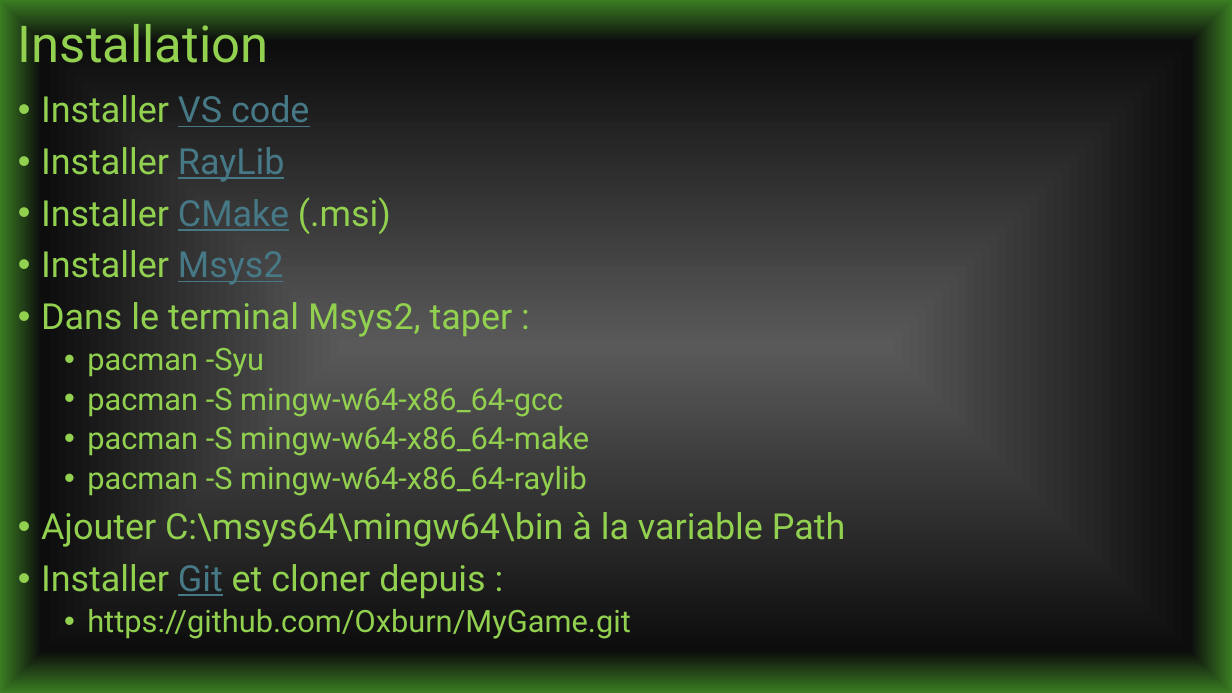
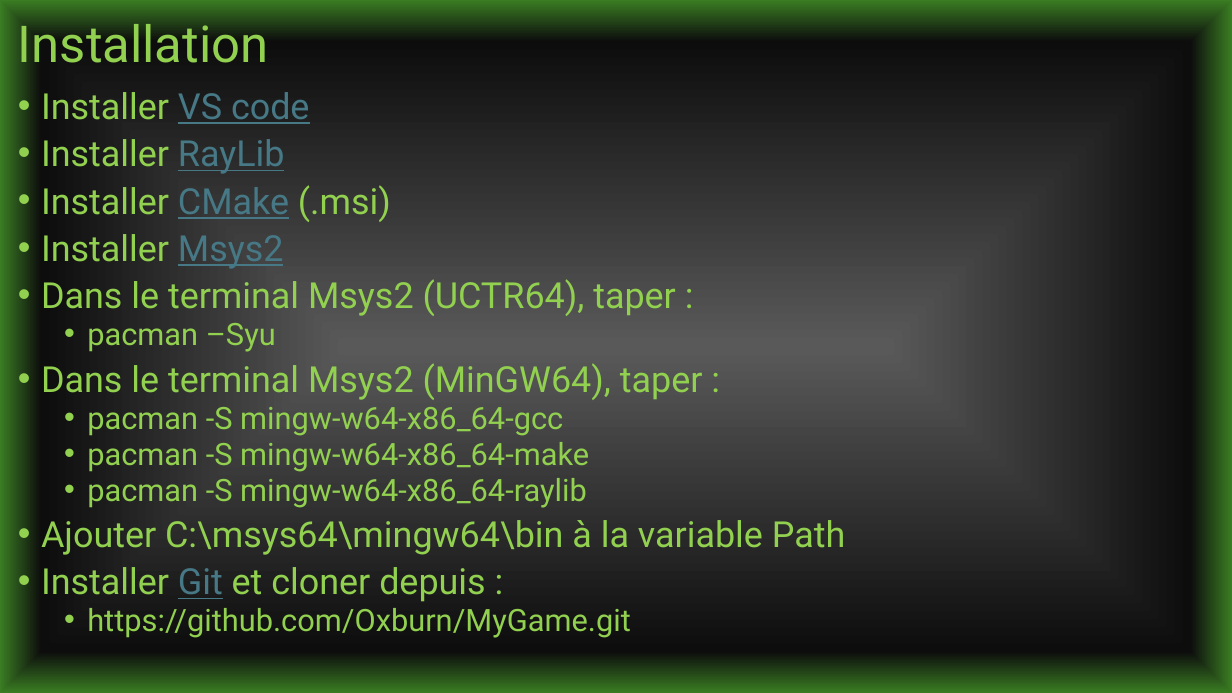
Before and after one commit to Oxburn/MyGame, a slide deck: slide 4 of MyGame.pptx. Drawn at 1232x693 pixels with LibreOffice and Linux fonts; fonts in the diff are those of the drawing. Boxes give left, top, right and bottom in pixels: in the first picture for what was removed or moved away, otherwise in the second. Text is boxed around its words. In the diff, an @@ line names an element or a change of style, - is before the commit and + after.

```diff
--- a/MyGame.pptx
+++ b/MyGame.pptx
@@ text at [41, 92, 845, 638]: line spacing 0.9 to 0.8 @@
@@ text at [41, 279, 703, 400]: text changed @@
-• Dans le terminal Msys2, taper :
-  • pacman -Syu
+• Dans le terminal Msys2 (UCTR64), taper :
+  • pacman –Syu
+• Dans le terminal Msys2 (MinGW64), taper :
```
Also in this commit, not shown: 51 other files.
